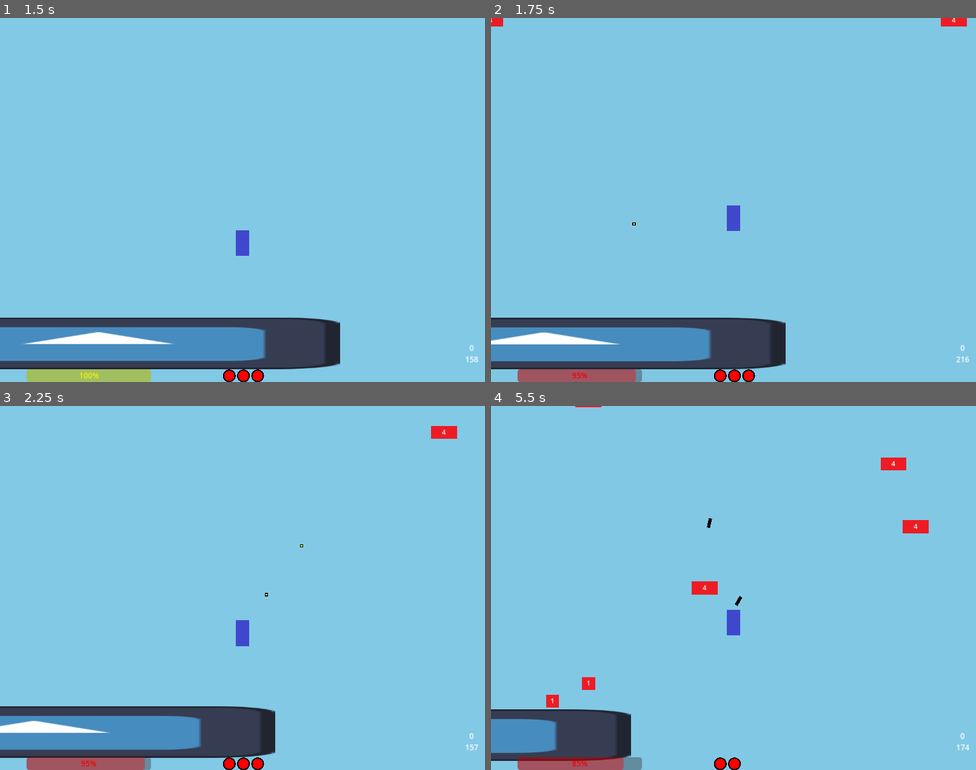
Above: before the commit, frames 1-4 (two rows, left to right).
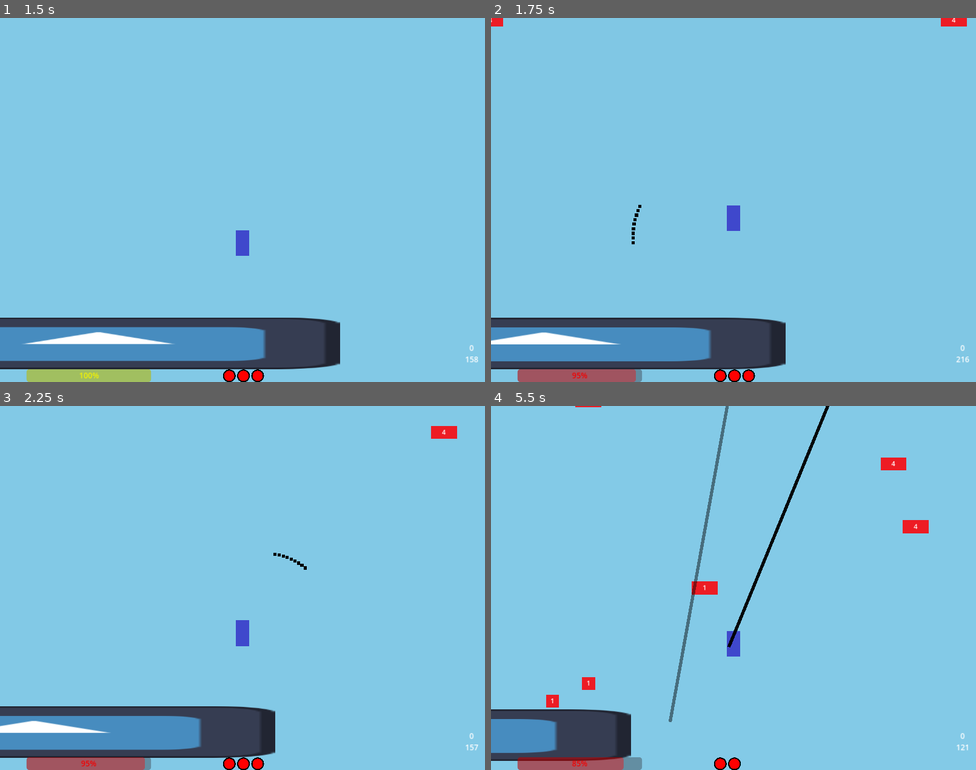
Above: after the commit, the same moments.

Repository: notMSB/bunk
Game: Godot game, scene res://scenes/game.tscn
The game is run twice, just before and just after one commit, with the same random seed, the same clock (stepped at 60 frames per second) and the same inputs. The engine's default icon, where the game draws it, is replaced by a stand-in: a white triangle on a blue panel in a dark square.
Inputs (mouse positions are in pixels of both pictures, inside the frame that each line leads up to):
- Up to frame 1 (1.5 s): move the mouse to (349, 181) at 0.52 s; hold Right (ui_right) from 0.53 s (still down); tap Shift (item) at 0.6 s; tap Space (jump) at 0.77, 1.07 s; tap Ctrl (misc) at 0.8, 1.35 s; move the mouse to (145, 218) at 1.27 s
- Up to frame 2 (1.75 s): keep holding Right (ui_right); tap Space (jump) at 1.52 s; click (636, 218) at 1.55 s
- Up to frame 3 (2.25 s): tap Space (jump) at 1.82 s; move the mouse to (291, 507) at 2.02 s; release Right (ui_right) at 2.03 s; press the mouse at (291, 507) at 2.03 s; hold Left (ui_left) from 2.03 s (still down)
- Up to frame 4 (5.5 s): tap Mouse wheel down (swap_down) at 2.3, 2.85 s; move the mouse to (709, 660) at 2.77 s; release Left (ui_left) at 2.78 s; release the mouse at (709, 660) at 2.78 s; hold Right (ui_right) 2.78-4.28 s; tap Space (jump) at 3.02, 3.05, 3.32, 3.6, 3.77, 4.07, 4.52, 4.82 s; move the mouse to (879, 642) at 3.52 s; tap Shift (item) at 3.8, 4.35 s; move the mouse to (588, 533) at 4.27 s; hold Left (ui_left) 4.28-5.03 s; tap Ctrl (misc) at 4.55, 5.1 s; move the mouse to (757, 588) at 5.02 s; press the mouse at (757, 588) at 5.03 s; hold Right (ui_right) from 5.03 s (still down)

Frame 1 is identical in both runs. In frame 2, less than 0.1% of the frame differs, in the area x 29-31%, y 51-63%; in frame 3, less than 0.1%; in frame 4, 1.4%, in the area x 36-99%, y 0-95%.

Commit message:
mobile and crouch prototype

Diff:
--- a/scripts/basic_gun.gd
+++ b/scripts/basic_gun.gd
@@ -21,3 +21,7 @@
 
 func increase_drift(amount):
 	drift = min(drift + amount, MAX_DRIFT)
+
+func shot_boost(mousePos, playerPos):
+	var direction = (playerPos - mousePos).normalized()
+	return Vector2(500, 500) * direction
--- a/scripts/enemy.gd
+++ b/scripts/enemy.gd
@@ -23,7 +23,7 @@
 
 func _physics_process(delta):
 	move_and_slide()
-	if camera and position.y > camera.get_screen_center_position().y + 375 and velocity.y >= 0:
+	if camera and position.y > camera.get_screen_center_position().y + 450 and velocity.y >= 0:
 		if isPlatform and velocity.y <= DEFAULT_VELOCITY:
 			velocity.y = 0
 			killTimer = DEFAULT_KILL_TIMER
@@ -104,4 +104,5 @@
 func _on_contact_damage_body_entered(body):
 	if $ContactDamage.visible and body.collision_layer == 65: #damage player
 		var left := false if body.position.x > position.x else true
-		body.take_damage(left)
+		if body.launching: take_damage(health) #a boosting player damages enemies
+		else: body.take_damage(left)
--- a/scripts/global.gd
+++ b/scripts/global.gd
@@ -2,5 +2,5 @@
 
 var score := 0
 var easy := false
-var usedWeapon := 0
+var usedWeapon := 3
 var shame := false
--- a/scripts/laser_gun.gd
+++ b/scripts/laser_gun.gd
@@ -5,3 +5,8 @@
 const COOLDOWN := .4
 const DAMAGE := 3
 const PIERCE := .0
+
+func shot_boost(mousePos, playerPos, grounded):
+	var force = 500 if grounded else 400
+	var direction = (playerPos - mousePos).normalized()
+	return Vector2(force, force) * direction
--- a/scripts/platform.gd
+++ b/scripts/platform.gd
@@ -14,7 +14,7 @@
 
 func _physics_process(delta):
 	move_and_slide()
-	if camera and global_position.y > camera.get_screen_center_position().y + 375 and velocity.y >= 0:
+	if camera and global_position.y > camera.get_screen_center_position().y + 450 and velocity.y >= 0:
 		if velocity.y <= DEFAULT_VELOCITY: velocity.y = 0
 		killTimerSet = true
 		#queue_free()
--- a/scripts/player.gd
+++ b/scripts/player.gd
@@ -7,10 +7,13 @@
 
 const PLATFORM_LAYER := 16
 
-const BOTTOM_MOD := 150
+const BOTTOM_MOD := 200
 
 #const BOOSTLIMIT = -200
 #var jumpBoost = 0
+
+@export var mobile := false
+var launching := false
 
 var health := 3
 
@@ -18,6 +21,8 @@
 var fuelWeight := 0
 var grenadeWeight := 0
 
+const CROUCH_DIFF := 15 #adjusting player position on crouch/uncrouch to prevent going airborne
+
 const BASE_KNOCKBACK = 700 #for when the player takes damage
 const BIG_KNOCKBACK = -800 #for when the player is hit by the boss or falls off the bottom
 
@@ -51,6 +56,7 @@
 	fuelThreshold = 0 if Global.easy else 5
 
 func _physics_process(delta):
+	if launching and velocity.y >= 0: launching = false
 	UI.set_height(position.y)
 	weaponCooldown = max(weaponCooldown - delta, 0)
 	if position.y > $Camera2D.get_screen_center_position().y - $Camera2D.offset.y + BOTTOM_MOD:
@@ -65,70 +71,80 @@
 		if currentPlatform and velocity.y == 0: change_velocity(currentPlatform.velocity.y)
 		currentAirJumps = 0
 		UI.set_fuel(fuel, fuelThreshold, currentAirJumps, AIR_JUMPS)
-	if Input.is_action_just_pressed("swap_up"):
-		weaponIndex -= 1
-		if weaponIndex < 0: weaponIndex = $Weapon.get_child_count()-1
-		weaponCooldown = .1
-	if Input.is_action_just_pressed("swap_down"):
-		weaponIndex += 1
-		if weaponIndex == $Weapon.get_child_count(): weaponIndex = 0
-		weaponCooldown = .1
-	if Input.is_action_just_pressed("down"):
-		if is_on_floor(): plat_drop()
-		else: velocity.y = max(velocity.y, 600) #fastfall
-	#if Input.is_action_pressed("down") and is_on_floor():
-	#	jumpBoost -= 2
-
-	var mouse_sens = 3000.0
-	var mouseDir : Vector2
-	var movement : Vector2
-
-	mouseDir.x = Input.get_action_strength("rs_right") - Input.get_action_strength("rs_left")
-	mouseDir.y = Input.get_action_strength("rs_down") - Input.get_action_strength("rs_up")
-
-	if abs(mouseDir.x) == 1 and abs(mouseDir.y) == 1:
-		mouseDir = mouseDir.normalized()
-
-	movement = mouse_sens * mouseDir * delta
-
-	if (movement): get_viewport().warp_mouse(get_viewport().get_mouse_position() + movement)
-
-
-	var direction = Input.get_axis("ui_left", "ui_right")
-	#var speedVal = max(SPEED, abs(velocity.x)-5)
-	var speedVal = max(SPEED, abs(velocity.x)-5) if direction * velocity.x > 0 else SPEED
-	if direction:
-		velocity.x = direction * speedVal
+	if !mobile:
+		if Input.is_action_just_pressed("swap_up"):
+			weaponIndex -= 1
+			if weaponIndex < 0: weaponIndex = $Weapon.get_child_count()-1
+			weaponCooldown = .1
+		if Input.is_action_just_pressed("swap_down"):
+			weaponIndex += 1
+			if weaponIndex == $Weapon.get_child_count(): weaponIndex = 0
+			weaponCooldown = .1
+		if Input.is_action_just_pressed("down"):
+			scale.y = .5
+			position.y += CROUCH_DIFF
+			if is_on_floor(): plat_drop()
+			else: velocity.y = max(velocity.y, 600) #fastfall
+		#if Input.is_action_pressed("down"):
+
+		if Input.is_action_just_released("down"):
+			scale.y = 1
+			position.y -= CROUCH_DIFF
+		#if Input.is_action_pressed("down") and is_on_floor(): jumpBoost -= 2
+
+		#Controller support, right stick mouse movement
+		var mouseSens := 3000.0
+		var mouseDir : Vector2
+		var movement : Vector2
+
+		mouseDir.x = Input.get_action_strength("rs_right") - Input.get_action_strength("rs_left")
+		mouseDir.y = Input.get_action_strength("rs_down") - Input.get_action_strength("rs_up")
+
+		if abs(mouseDir.x) == 1 and abs(mouseDir.y) == 1: mouseDir = mouseDir.normalized()
+		movement = mouseSens * mouseDir * delta
+		if movement: get_viewport().warp_mouse(get_viewport().get_mouse_position() + movement)
+
+		var direction = Input.get_axis("ui_left", "ui_right")
+		#var speedVal = max(SPEED, abs(velocity.x)-5)
+		var speedVal = max(SPEED, abs(velocity.x)-5) if direction * velocity.x > 0 else SPEED
+		if direction:
+			velocity.x = direction * speedVal
+		else:
+			if is_on_floor():
+				velocity.x = move_toward(velocity.x, 0, SPEED)
+			else:
+				velocity.x = move_toward(velocity.x, 0, 30)
+		if Input.is_action_just_pressed("jump"): jump()
+		if Input.is_action_just_released("jump") and velocity.y < 0 and jumping:
+			change_velocity(velocity.y * 0.4)
+			jumping = false
+			if currentPlatform != null:
+				currentPlatform.unboost()
+				currentPlatform = null
+		if Input.is_action_just_pressed("misc"):
+			Global.easy = !Global.easy
+			Global.shame = true
+			fuelThreshold = 0 if Global.easy else 5
+		if Input.is_action_just_pressed("item") and hasItem:
+			$Item.get_child(0).use()
+			change_item(false)
 	else:
-		if is_on_floor():
-			velocity.x = move_toward(velocity.x, 0, SPEED)
-		else:
-			velocity.x = move_toward(velocity.x, 0, 30)
-	if Input.is_action_just_pressed("jump"): jump()
-	if Input.is_action_just_released("jump") and velocity.y < 0 and jumping:
-		change_velocity(velocity.y * 0.4)
-		jumping = false
-		if currentPlatform != null:
-			currentPlatform.unboost()
-			currentPlatform = null
+		if is_on_floor(): velocity.x = 0
 	if Input.is_action_pressed("shoot") and weaponCooldown <= 0:
 		var shot = $Weapon.get_child(weaponIndex).Projectile.instantiate()
 		$Projectiles.add_child(shot)
 
 		shot.fire(get_global_mouse_position(), global_position, $Weapon.get_child(weaponIndex).DAMAGE, $Weapon.get_child(weaponIndex).PIERCE)
 		weaponCooldown = $Weapon.get_child(weaponIndex).COOLDOWN
-	if Input.is_action_just_pressed("misc"):
-		Global.easy = !Global.easy
-		Global.shame = true
-		fuelThreshold = 0 if Global.easy else 5
-	if Input.is_action_just_pressed("item") and hasItem:
-		$Item.get_child(0).use()
-		change_item(false)
+		if mobile:
+			if get_global_mouse_position().y > global_position.y: launching = true
+			if launching or !is_on_floor(): velocity = $Weapon.get_child(weaponIndex).shot_boost(get_global_mouse_position(), global_position, is_on_floor())
+
 	if invulnerable:
 		currentInvuln -= delta
 		if currentInvuln <= 0:
 			set_invuln(false)
-			currentInvuln = INVULN_TIME
+
 	move_and_slide()
 
 func set_platform():
@@ -177,6 +193,7 @@
 	UI.update_health(health, true)
 
 func set_invuln(isInvuln):
+	if isInvuln: currentInvuln = INVULN_TIME
 	collision_layer -= 1 if isInvuln else -1
 	invulnerable = isInvuln
 
@@ -191,6 +208,7 @@
 	currentPlatform = null
 
 func launch(boomPos): #from an explosion
+	launching = true
 	velocity.y = 0
 	var direction = (position - boomPos).normalized()
 	velocity = 750 * direction
--- a/scripts/rocket_launcher.gd
+++ b/scripts/rocket_launcher.gd
@@ -5,3 +5,8 @@
 const COOLDOWN = .35
 const DAMAGE = 10
 const PIERCE := .0
+
+func shot_boost(mousePos, playerPos, grounded):
+	var force = 500 if grounded else 400
+	var direction = (playerPos - mousePos).normalized()
+	return Vector2(force, force) * direction
--- a/scripts/shotgun.gd
+++ b/scripts/shotgun.gd
@@ -5,3 +5,8 @@
 const COOLDOWN = .5
 const DAMAGE = 1
 const PIERCE = .15
+
+func shot_boost(mousePos, playerPos, grounded):
+	var force = 500 if grounded else 400
+	var direction = (playerPos - mousePos).normalized()
+	return Vector2(force, force) * direction
